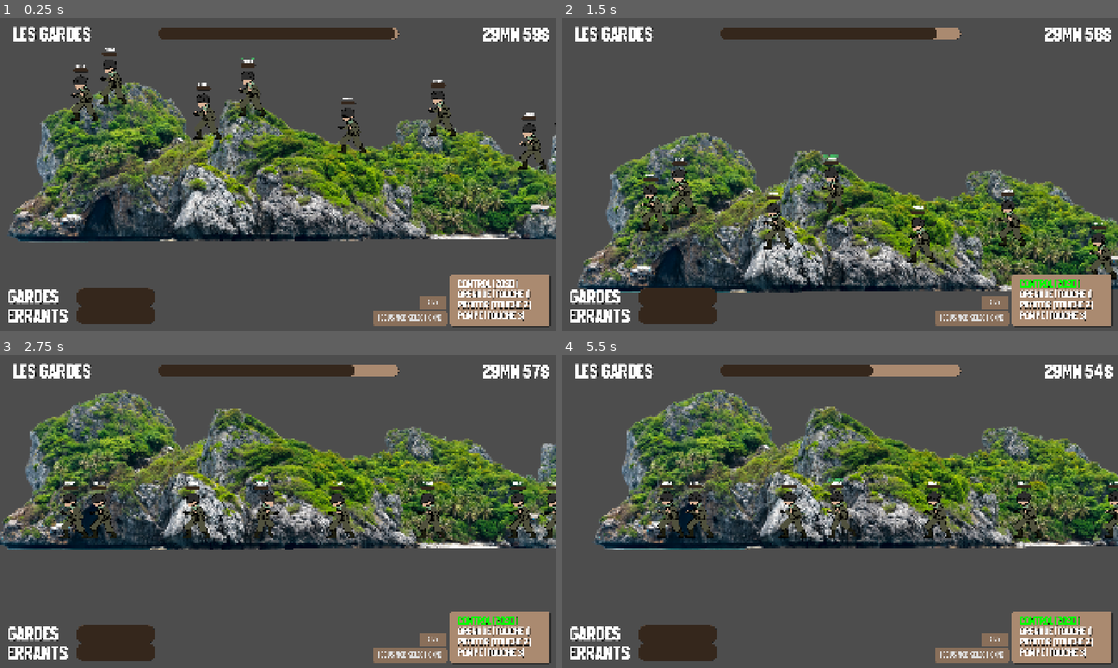
Above: before the commit, frames 1-4 (two rows, left to right).
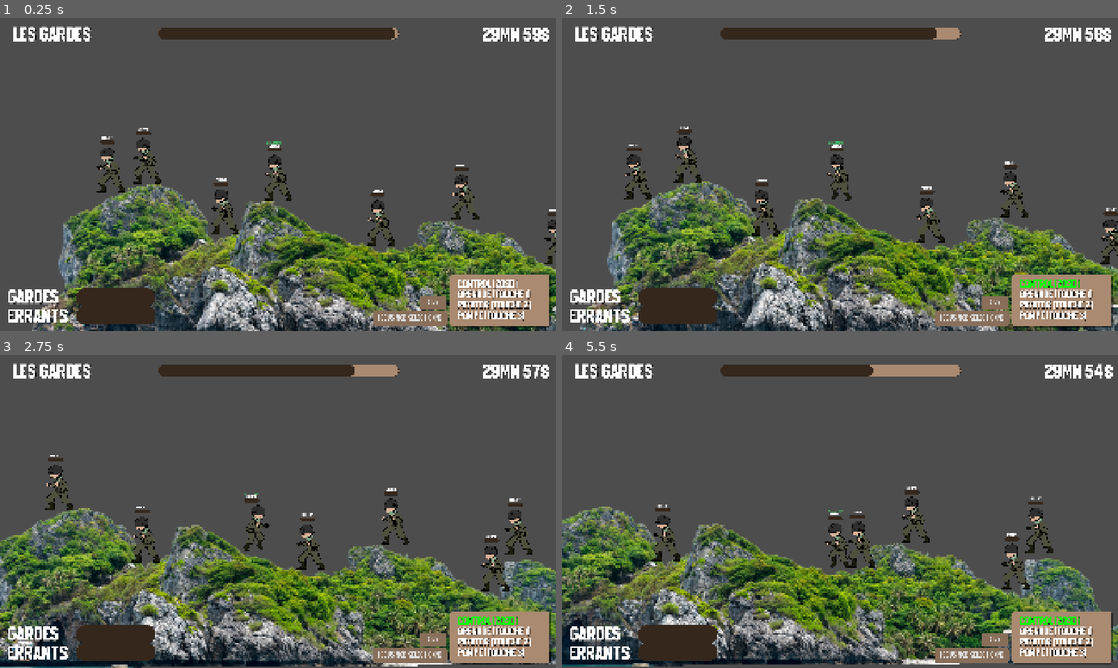
Above: after the commit, the same moments.

Repository: t0qen/baudo-game-jam-autumn
Game: Godot game, scene res://scenes/main.tscn
The game is run twice, just before and just after one commit, with the same random seed, the same clock (stepped at 60 frames per second) and the same inputs. The engine's default icon, where the game draws it, is replaced by a stand-in: a white triangle on a blue panel in a dark square. Sound files missing from this copy of the repository are replaced by a short silence.
Inputs:
- Up to frame 1 (0.25 s): no input
- Up to frame 2 (1.5 s): hold D (right) 0.53-1.28 s; hold Down (camera_down) 0.53-1.28 s; tap Space (jump) at 0.77 s; tap Left (camera_left) at 0.8, 1.35 s; hold A (left) from 1.28 s (still down)
- Up to frame 3 (2.75 s): tap Space (jump) at 1.52 s; tap Right (camera_right) at 1.55 s; release A (left) at 2.03 s; hold D (right) from 2.03 s (still down); hold Right (camera_right) from 2.03 s (still down); tap Up (camera_up) at 2.3 s
- Up to frame 4 (5.5 s): release Right (camera_right) at 2.78 s; tap Up (camera_up) at 2.85 s; tap Space (jump) at 3.02, 3.77, 4.52 s; tap Down (camera_down) at 3.05 s; release D (right) at 3.53 s; hold W (aim_left) 3.53-4.28 s; hold A (left) from 3.53 s (still down); tap Left (camera_left) at 3.8 s; tap S (aim_right) at 4.35 s; tap Right (camera_right) at 4.55 s; hold Up (camera_up) from 5.03 s (still down); tap 1 (bomb) at 5.1 s

The runs differ from the first frame. In frame 1, 50% of the frame differs, in the area x 1-100%, y 9-100%; in frame 2, 37%; in frame 3, 56%, in the area x 0-100%, y 11-100%; in frame 4, 54%.

Commit message:
eewfwefwefw

Diff:
--- a/scenes/errants.tscn
+++ b/scenes/errants.tscn
@@ -3,4 +3,4 @@
 [ext_resource type="PackedScene" uid="uid://dreipx6w1ycb6" path="res://scenes/templates/bidule_template.tscn" id="1_qhai5"]
 
 [node name="errants" instance=ExtResource("1_qhai5")]
-collision_mask = 12
+collision_mask = 15
--- a/scenes/gardes.tscn
+++ b/scenes/gardes.tscn
@@ -4,7 +4,7 @@
 
 [node name="gardes" instance=ExtResource("1_nbgwk")]
 collision_layer = 2
-collision_mask = 12
+collision_mask = 15
 
 [node name="Label" parent="ui" index="1"]
 text = "GARDE"
--- a/scripts/camera_2d.gd
+++ b/scripts/camera_2d.gd
@@ -21,12 +21,11 @@
 	pass
 
 func _physics_process(delta: float) -> void:
-	var movementsVect : Vector2 = Input.get_vector("camera_left", "camera_right", "camera_down", "camera_up")
+	var movementsVect : Vector2 = Input.get_vector("camera_left", "camera_right", "camera_up", "camera_down")
 	global_position += (movementsVect * deplacement)
 	var zoomVar = Input.get_axis("camera_zoom_down", "camera_zoom_up")
 	zoom += Vector2(zoomVar, zoomVar) * zoomForce
 	if !zoomVar && !movementsVect:
-		await get_tree().create_timer(2).timeout
 		global_position = BiduleManager.get_mob_position()
 
 	#if Input.is_action_pressed("camera_right"):
